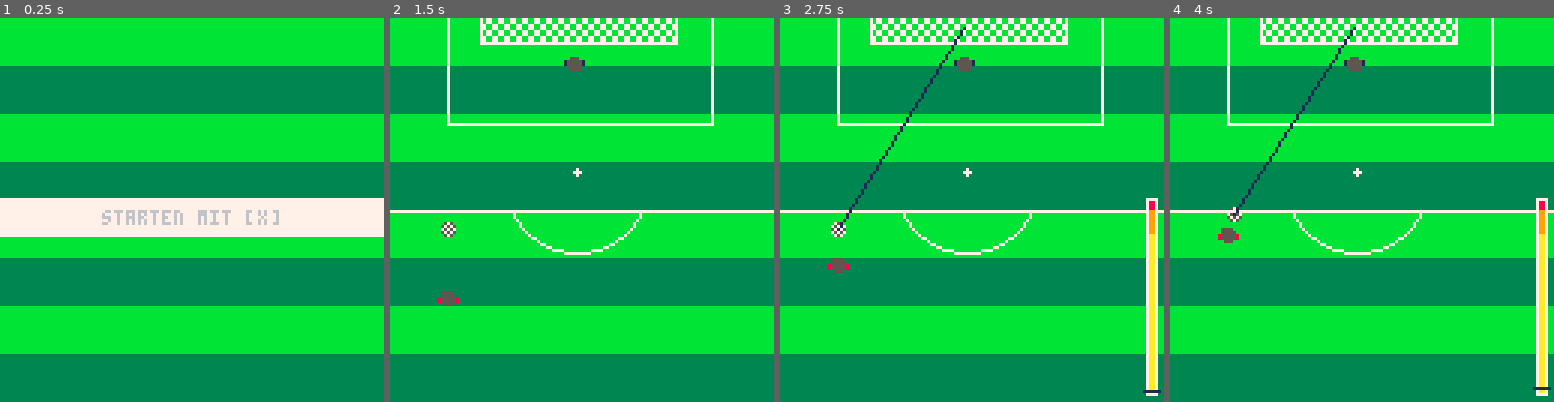
Above: before the commit, frames 1-4 (left to right).
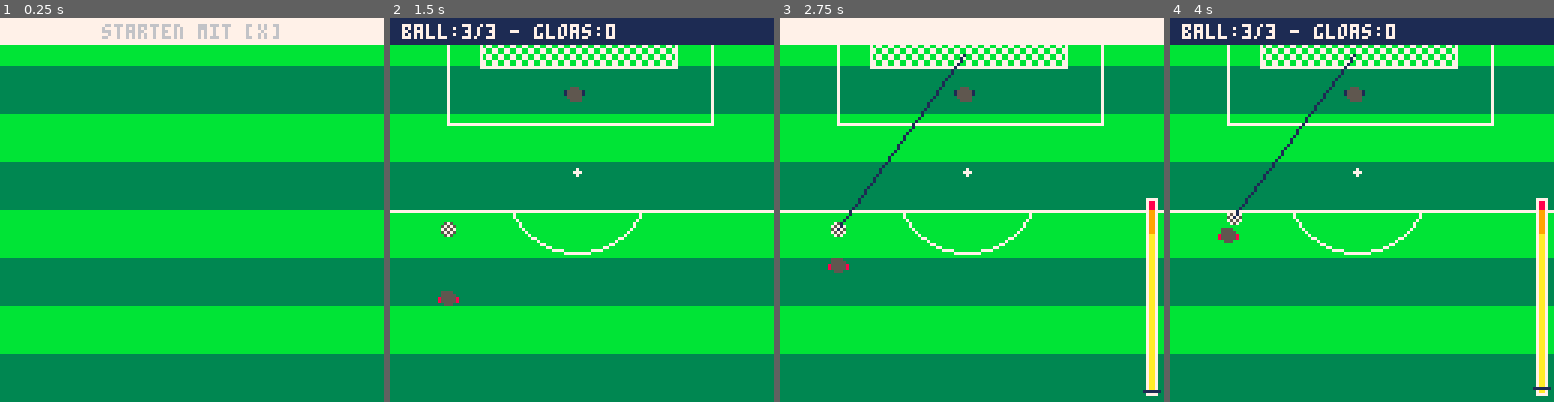
Above: after the commit, the same moments.

Repository: zothynine/torchance
Game: PICO-8 cartridge elfmeter.p8
Two runs of this game, one before a commit and one after it. Both use one fixed random seed, a clock stepped at 60 frames per second and the inputs below.
Inputs:
- Up to frame 1 (0.25 s): no input
- Up to frame 2 (1.5 s): tap X (X key) at 0.33, 1.07 s
- Up to frame 3 (2.75 s): tap X (X key) at 1.85 s
- Up to frame 4 (4 s): tap X (X key) at 2.97 s

The runs differ from the first frame. In frame 1, 17% of the frame differs, in the area x 0-100%, y 0-58%; in frame 2, 8.9%; in frame 3, 7.6%; in frame 4, 9.6%.

Commit message:
Make function for drawing hints

Diff:
--- a/elfmeter.p8
+++ b/elfmeter.p8
@@ -35,15 +35,27 @@
 	end
 end
 
+function draw_score()
+	rectfill(0,0,127,8,1)
+	print("ball:3/3 - gloas:0",4,2,7)
+end
+
+function draw_hint(_txt,_doblink)
+	local _x = (128-(4*#_txt))/2
+	if (_doblink) blink_hint_txt()
+	rectfill(0,0,127,8,7)
+	print(_txt,_x,2,hint.txtcol)
+end
+
 function draw_grass()
 	map(0,0,0,0,16,16)
 end
 
 function draw_goal_top()
 	fillp(0b0011001111001100.1)
-	rectfill(30,-1,95,8,0x07)
+	rectfill(30,-1,95,16,0x07)
 	fillp()
-	rect(30,-1,95,8,7)
+	rect(30,-1,95,16,7)
 	rect(19,-1,107,35,7)
 	--rect(6,-1,120,55,7)
 	line(0,64,127,64,7)
@@ -83,9 +95,7 @@
 
 function draw_start()
 	--show start hint
-	blink_hint_txt()
-	rectfill(0,60,127,72,7)
-	print("starten mit [x]",34,64,hint.txtcol)
+	draw_hint("starten mit [x]",true)
 end
 -->8
 --aim
@@ -148,7 +158,7 @@
 	draw_goal_top()
 	if ball.inplace then
 		--aiming line
-		line(aiming.x,3,ball.x,ball.y,1)
+		line(aiming.x,ball.miny,ball.x,ball.y,1)
 	end
 	--ball
 	if not ball.inplace
@@ -166,14 +176,14 @@
 	spr(1,player.x,player.y,1,1)
 	pal(8,1)
 	--goalie
-	spr(1,49,2,2,2,1,1)
+	spr(1,49,ball.miny,2,2,1,1)
 	pal()
 
 	--show aiming hint
 	if ball.inplace and not aiming.started then
-	 blink_hint_txt()
-		rectfill(0,0,127,12,7)
-		print("halte [x] um zu zielen",22,4,hint.txtcol)
+		draw_hint("halte [x] um zu zielen",true)
+	else
+		draw_score()
 	end
 end
 -->8
@@ -240,7 +250,7 @@
 	end
 	draw_goal_top()
 	--aiming line
-	line(aiming.x,3,ball.x,ball.y,1)
+	line(aiming.x,ball.miny,ball.x,ball.y,1)
 	if shot.overshot then
 		--ball
 		fillp(ball.smallp)
@@ -251,7 +261,7 @@
 	spr(1,player.x,player.y,1,1)
 	pal(8,1)
 	--goalie
-	spr(1,49,2,2,2,1,1)
+	spr(1,49,ball.miny,2,2,1,1)
 	pal()
 
 	-- strength bar
@@ -260,19 +270,17 @@
 	rectfill(123,61,124,71,9)
 	rectfill(123,61,124,63,8)
 	line(121,_y,126,_y,1)
-
-	--debug
-	--color(7)
-	--print(ball.ang)
-	--print(cos(ball.ang))
-	--print(sin(ball.ang))
-	--print(player.y)
-	--print(kicking.ended)
-	--print(aiming.x)
-	--print(tostr(kicking.started)..","..tostr(kicking.ended))
-	--print(kicking.stren)
-	--color()
-	--/debug
+	draw_score()
+
+	if not kicking.started then
+		draw_hint("halte [x] um zu starten",true)
+	end
+
+	if kicking.started
+				and not kicking.ended then
+		draw_hint("lass [x] rechtzeitig los!",true)
+	end
+
 end
 
 -->8
@@ -346,7 +354,7 @@
 
 	ball = {
 		r = 2,
-		miny = 3,
+		miny = 12,
 		x = mid(6,flr(rnd(110)),110),
 		dx = 1,
 		y = 130,
